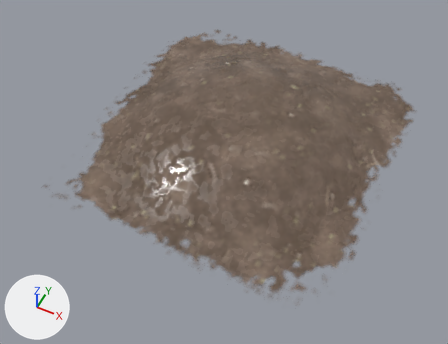
An edit to the glTF model models/environment/soil_pile_wet.gltf, drawn before and after from the same camera.
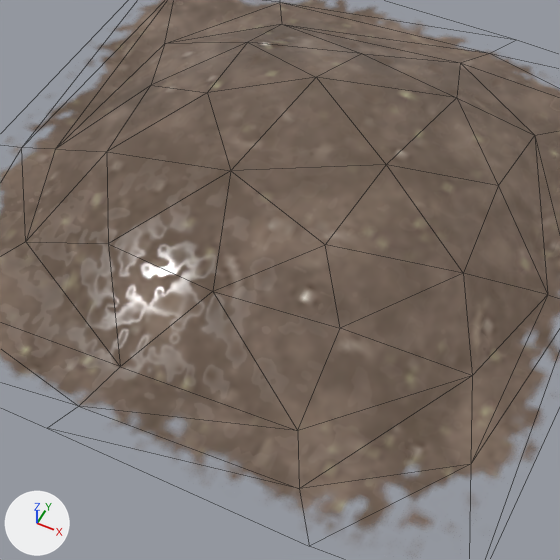
Each version appears first whole from a 50 mm camera at (0.52, -1.138, 1.244) aimed at (0.01, -0.116, -0.033), and next in a close-up on the part from 23% to 82% of the width and 12% to 89% of the height. Lighting does not change. The marker at lower left points along +X, +Y and +Z. The close-ups show mesh edges as thin lines. Objects named as collision shapes, trigger or cutter boxes, shadow casters or lower levels of detail are left out. Where no turn or scale is listed for an object, it has been applied to the vertices.

Names of what the first close-up shows: 'soil_pile_wet'.
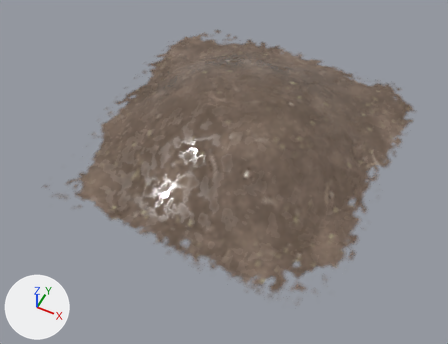
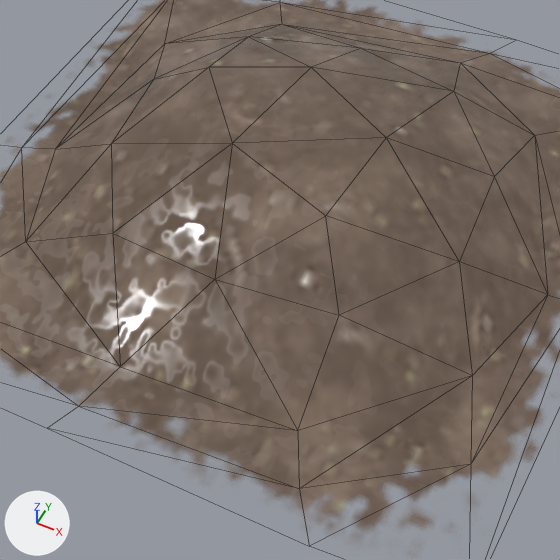
Diff of the bpy script that builds the scene:
```diff
--- a/models/environment/soil_pile_wet.gltf.py
+++ b/models/environment/soil_pile_wet.gltf.py
@@ me_scene @@
 me_scene.from_pydata(...)  # 45 vertices, 78 faces; spans x -0.423..0.43, y -0.462..0.468, z -0.009..0.097
 # used by ob_soil_pile_wet; location = (0.0, 0.0, 0.0)
-me_scene.vertices[1].co = (-0.014, 0.263, 0.05)  # pixel (362, 53)
-me_scene.vertices[2].co = (-0.166, 0.202, 0.06)  # pixel (247, 42)
-me_scene.vertices[5].co = (0.145, 0.22, 0.062)  # pixel (456, 97)
-me_scene.vertices[7].co = (-0.028, 0.134, 0.097)  # pixel (316, 77)
-me_scene.vertices[8].co = (-0.252, 0.072, 0.045)  # pixel (150, 85)
-me_scene.vertices[10].co = (0.252, 0.09, 0.054)  # pixel (498, 185)
-me_scene.vertices[12].co = (-0.153, 0.056, 0.082)  # pixel (207, 92)
-me_scene.vertices[13].co = (-0.229, -0.084, 0.059)  # pixel (106, 151)
-me_scene.vertices[15].co = (0.118, 0.03, 0.085)  # pixel (386, 164)
-me_scene.vertices[16].co = (0.267, -0.082, 0.065)  # pixel (463, 273)
-me_scene.vertices[18].co = (-0.049, -0.076, 0.093)  # pixel (230, 170)
-me_scene.vertices[19].co = (-0.146, -0.22, 0.051)  # pixel (108, 243)
-me_scene.vertices[21].co = (0.01, -0.238, 0.06)  # pixel (212, 291)
-me_scene.vertices[23].co = (0.166, -0.213, 0.047)  # pixel (340, 328)
-me_scene.vertices[24].co = (0.104, -0.124, 0.076)  # pixel (325, 244)
+# me_scene part 1
+me_scene.vertices[1].co = (-0.013, 0.255, 0.065)  # pixel (361, 48)
+me_scene.vertices[2].co = (-0.162, 0.197, 0.074)  # pixel (248, 36)
+me_scene.vertices[5].co = (0.141, 0.214, 0.076)  # pixel (453, 91)
+me_scene.vertices[7].co = (-0.027, 0.115, 0.128)  # pixel (311, 67)
+me_scene.vertices[8].co = (-0.245, 0.07, 0.06)  # pixel (153, 79)
+me_scene.vertices[10].co = (0.245, 0.088, 0.069)  # pixel (494, 176)
+me_scene.vertices[12].co = (-0.149, 0.054, 0.128)  # pixel (208, 67)
+me_scene.vertices[13].co = (-0.222, -0.082, 0.074)  # pixel (111, 143)
+me_scene.vertices[15].co = (0.115, 0.03, 0.13)  # pixel (386, 137)
+me_scene.vertices[16].co = (0.26, -0.08, 0.079)  # pixel (459, 261)
+me_scene.vertices[18].co = (-0.048, -0.073, 0.139)  # pixel (232, 143)
+me_scene.vertices[19].co = (-0.142, -0.214, 0.066)  # pixel (112, 233)
+me_scene.vertices[21].co = (0.01, -0.232, 0.075)  # pixel (214, 279)
+me_scene.vertices[23].co = (0.161, -0.207, 0.062)  # pixel (339, 315)
+me_scene.vertices[24].co = (0.102, -0.12, 0.123)  # pixel (325, 215)
 me_scene.materials.append(mat_soil_wet)
```

Changed parts and their boxes (x1, y1, x2, y2) in the close-ups (560 x 560 px; the box of a moved part takes in the faces that stretch with it):
part 1 of me_scene, moved or reshaped
    both: (28, 25, 542, 426)
